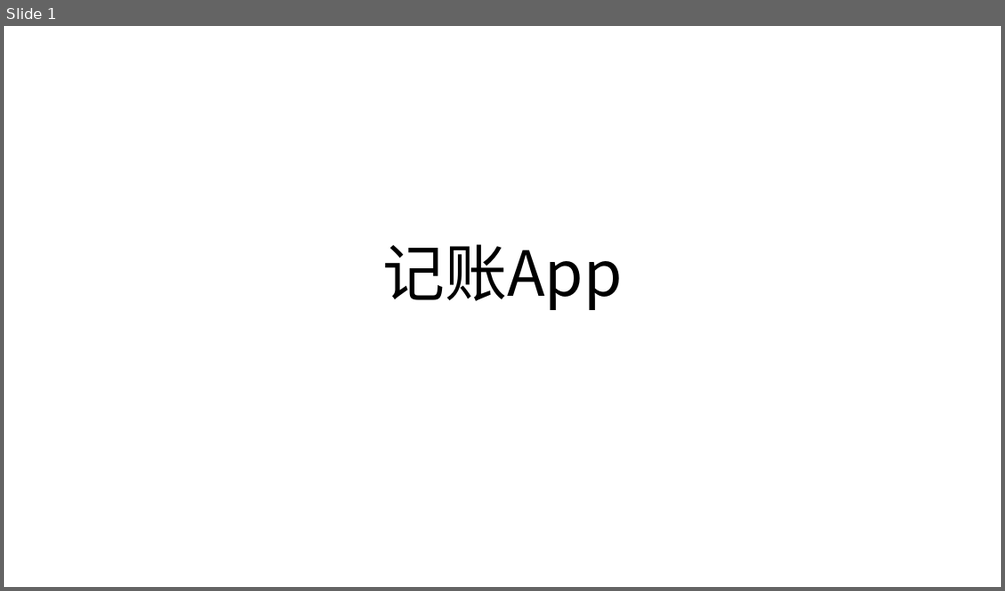
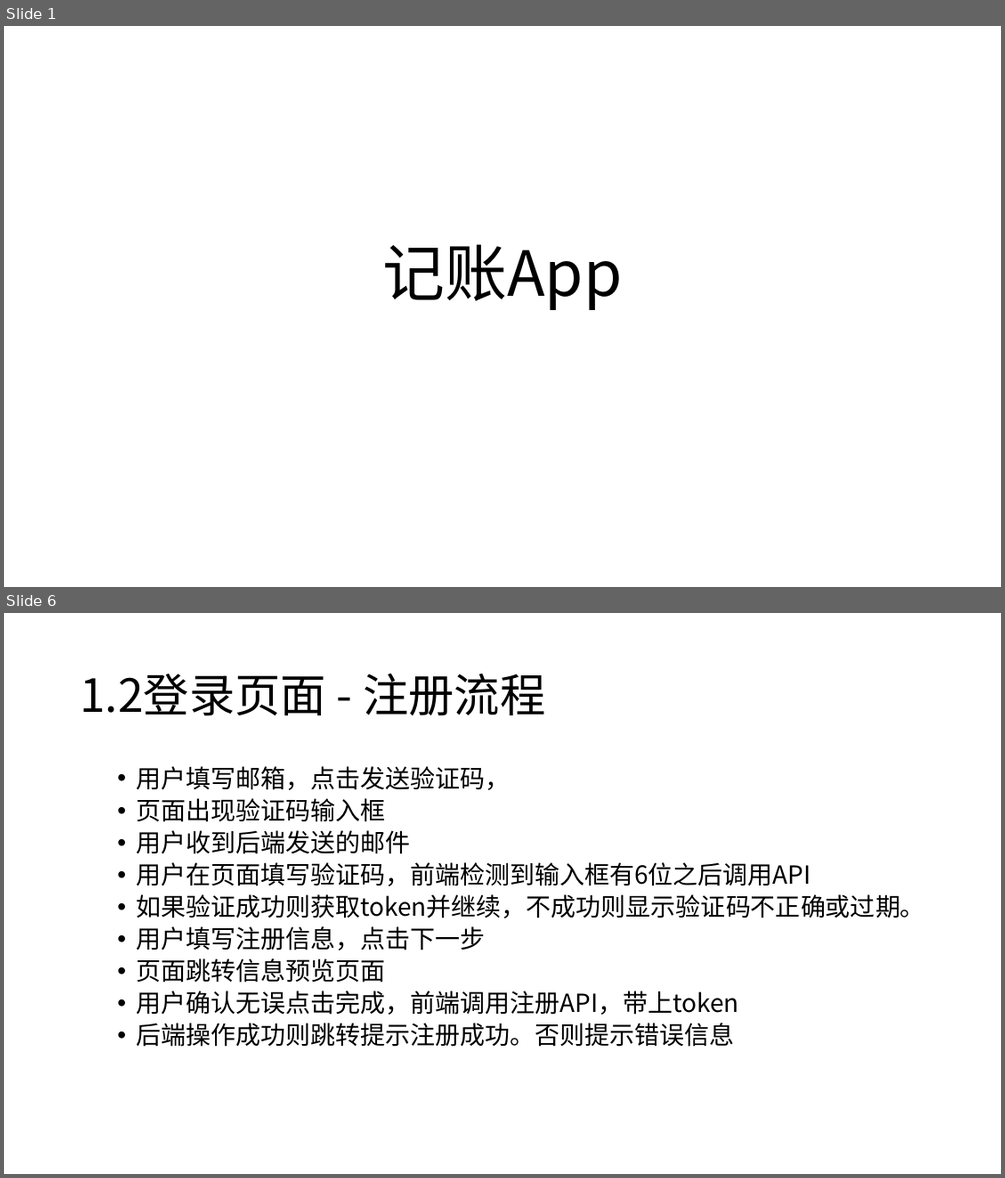
Before and after one commit to w9029/expense_statistics, a slide deck: documents/expenseWebsiteScript.pptx. Shown one above the other, each under a label of ours: slide 1 before the commit, slides 1 and 6 after it; the slides between them are not shown. The pictures are 1005x591 and 1005x1178 pixels, drawn with LibreOffice and Linux fonts; fonts in the diff are those of the drawing. Boxes give left, top, right and bottom in pixels: in the first picture for what was removed or moved away, otherwise in the second. Text is boxed around its words. In the diff, an @@ line names an element or a change of style, - is before the commit and + after.

```diff
--- a/documents/expenseWebsiteScript.pptx
+++ b/documents/expenseWebsiteScript.pptx
@@ slide 6 added at (x1=4, y1=613, x2=1001, y2=1174), background #FFFFFF @@
@@ title added at (x1=80, y1=673, x2=545, y2=716), 44 pt, text #000000 @@
+1.2登录页面 - 注册流程
@@ text added at (x1=136, y1=766, x2=925, y2=1046), 24 pt, text #000000 @@
+  • 用户填写邮箱，点击发送验证码，
+  • 页面出现验证码输入框
+  • 用户收到后端发送的邮件
+  • 用户在页面填写验证码，前端检测到输入框有6位之后调用API
+  • 如果验证成功则获取token并继续，不成功则显示验证码不正确或过期。
+  • 用户填写注册信息，点击下一步
+  • 页面跳转信息预览页面
+  • 用户确认无误点击完成，前端调用注册API，带上token
+  • 后端操作成功则跳转提示注册成功。否则提示错误信息
```
Also in this commit, not shown: 3 slides changed, 19 other slides added, 3 slides removed, 21 other files.
